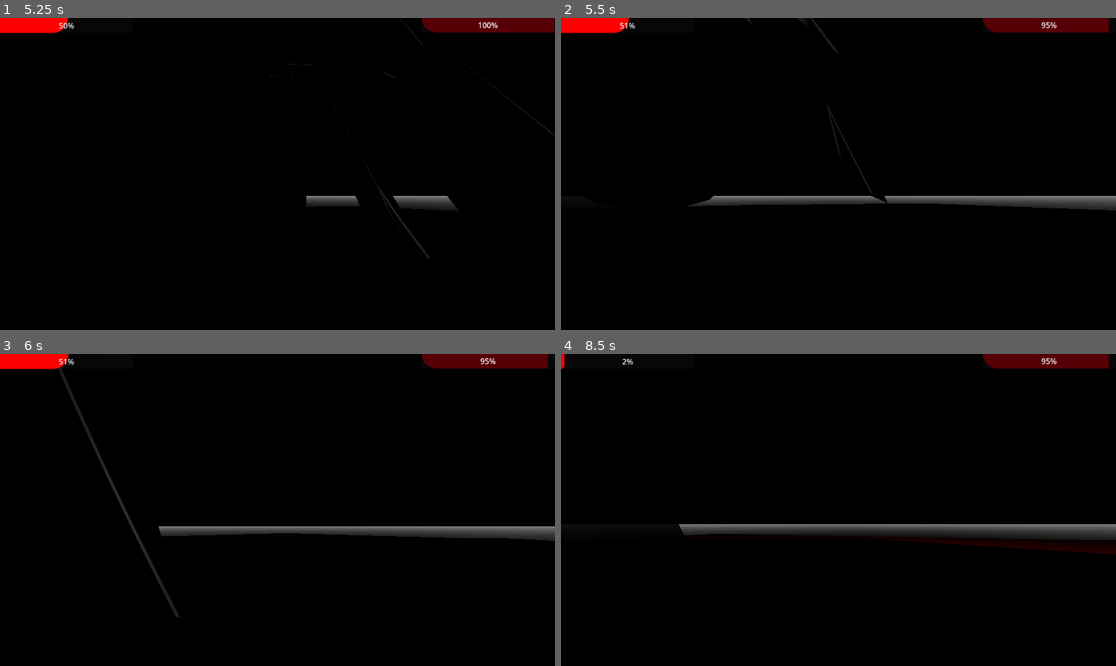
Above: before the commit, frames 1-4 (two rows, left to right).
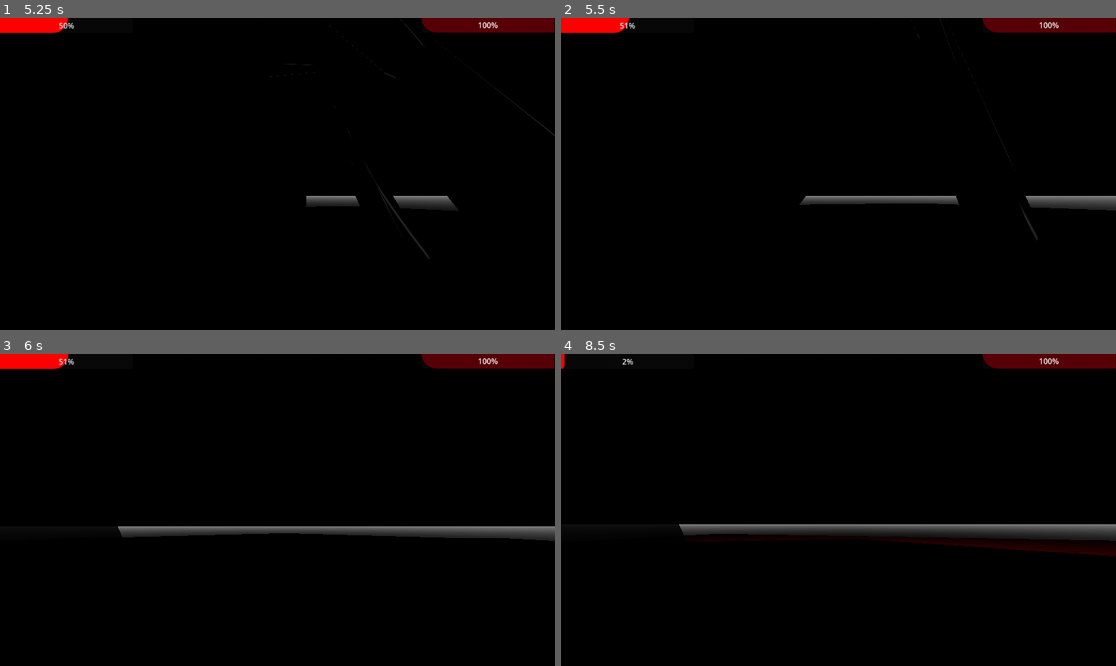
Above: after the commit, the same moments.

Repository: ruapotato/eyelander
Game: Godot game, scene res://main_menu.tscn
Same seed, same stepped clock (60 frames per second), same inputs: the game is played once before the commit and once after it. Sound files missing from this copy of the repository are replaced by a short silence.
Inputs (mouse positions are in pixels of both pictures, inside the frame that each line leads up to):
- Up to frame 1 (5.25 s): click "Play" at 0.5 s; move the mouse to (305, 174) at 1.27 s; hold W (forward) from 1.28 s (still down); right-click (305, 174) at 1.35 s; tap Space (jump) at 1.52, 2.27, 3.77, 4.52 s; move the mouse to (249, 174) at 2.02 s; tap Shift (sprint) at 2.1 s; move the mouse to (288, 167) at 2.77 s; press the mouse at (288, 167) at 2.78 s; move the mouse to (271, 180) at 3.52 s; release the mouse at (271, 180) at 3.53 s; right-click (271, 180) at 3.6 s; move the mouse to (316, 177) at 4.27 s; hold Shift (sprint) 4.28-5.03 s; move the mouse to (233, 170) at 5.02 s; click (233, 170) at 5.1 s
- Up to frame 2 (5.5 s): keep holding W (forward); tap Space (jump) at 5.27 s
- Up to frame 3 (6 s): keep holding W (forward); move the mouse to (283, 510) at 5.77 s; right-click (283, 510) at 5.85 s
- Up to frame 4 (8.5 s): tap Enter at 6.5 s; move the mouse to (816, 503) at 6.52 s; release W (forward) at 6.53 s; hold D (right) 6.53-7.28 s; tap Shift (sprint) at 6.6 s; tap Space (jump) at 6.77, 7.52, 8, 8.27 s; move the mouse to (866, 510) at 7.27 s; press the mouse at (866, 510) at 7.28 s; hold W (forward) from 7.28 s (still down); move the mouse to (810, 510) at 8.02 s; release the mouse at (810, 510) at 8.03 s; right-click (810, 510) at 8.1 s

Frame 1 is identical in both runs. In frame 2, 1.2% of the frame differs, in the area x 22-100%, y 0-72%; in frame 3, 0.7%; in frame 4, 0.4%.

Commit message:
Starting work on stage 2 of the boss fight

Diff:
--- a/boss_1.gd
+++ b/boss_1.gd
@@ -9,6 +9,7 @@
 @onready var player = get_parent().find_child("player")
 @onready var armature = find_child("mesh").find_child("Armature")
 @onready var animation_tree = find_child("mesh").find_child("AnimationTree")
+@onready var butt_bone = find_child("mesh").find_child("butt_bone")
 @onready var slam_effect = $slam_effect
 @onready var butt = $butt
 @onready var spawn_next = preload("res://end_screen.tscn")
@@ -24,7 +25,7 @@
 var slam_count_down = 0
 var knockback_strength = 25
 var slam_damage = 50
-var start_life = 1000
+var start_life = 500
 #var start_life = 10
 var life = start_life
 var damage_todo = 0
@@ -32,6 +33,10 @@
 var dazzed = 0
 var new_speed = Vector3(0,0,0)
 var dead = false
+var hover_level = 5.0
+
+var stage = 1
+var start_stage_2 = start_life/2
 
 
 var walking_on = "dirt"
@@ -88,6 +93,8 @@
 
 
 func _physics_process(delta):
+	butt.global_position = butt_bone.global_position
+	butt.global_rotation = butt_bone.global_rotation
 	new_speed = velocity
 	if knockback != Vector3(0,0,0):
 		dazzed = knockback.length() / 50
@@ -105,6 +112,15 @@
 	if not is_on_floor():
 		new_speed.y -= gravity * delta
 
+
+	if action == "flying":
+		$target.look_at(player.global_position, Vector3(0,1,0))
+		global_rotation.y = lerp_angle(global_rotation.y, $target.global_rotation.y, .02)
+		if global_position.y < hover_level:
+			global_position.y = lerp(global_position.y, hover_level, .05)
+			new_speed.y = 0
+		if not animation_tree.get("parameters/fly/active"):
+			animation_tree.set("parameters/fly/request", AnimationNodeOneShot.ONE_SHOT_REQUEST_FIRE)
 	# Handle Jump.
 	#if Input.is_action_just_pressed("jump") and is_on_floor():
 	#	new_speed.y += JUMP_VELOCITY
@@ -132,6 +148,10 @@
 
 
 		#print(sword.rotation.y)
+	if dazzed:
+		$target.look_at(player.global_position, Vector3(0,1,0))
+		global_rotation.y = lerp_angle(global_rotation.y, $target.global_rotation.y, .2)
+
 	velocity = new_speed
 	move_and_slide()
 
@@ -152,21 +172,26 @@
 			var next_spawn = spawn_next.instantiate()
 			get_parent().add_child(next_spawn)
 			dead = true
-
+	if life < start_stage_2:
+		stage = 2
 		#print(life)
 	# Add the gravity.git status
 
-	if not is_on_floor():
+	if not is_on_floor() and action != "flying":
 		velocity.y -= gravity * delta
 	walk_sound_every = 1/(velocity.length()*2)
 	#print(walk_sound_every)
 
 	var dist_to_player = global_position.distance_to(player.global_position)
 	#print(dist_to_player)
-	if dist_to_player < near:
-		action = "slaming"
-	else:
-		action = "walking"
+	if stage == 1:
+		if dist_to_player < near:
+			action = "slaming"
+		else:
+			action = "walking"
+
+	if stage == 2:
+		action = "flying"
 
 	if slam_started:
 		slam_count_down -= delta
--- a/boss_1.tscn
+++ b/boss_1.tscn
@@ -22,7 +22,7 @@
 radius = 1.5
 
 [sub_resource type="SphereShape3D" id="SphereShape3D_awn8r"]
-radius = 2.0
+radius = 2.3
 
 [node name="CharacterBody3D" type="CharacterBody3D"]
 script = ExtResource("1_rs5qt")
@@ -198,7 +198,8 @@
 [node name="target" type="Node3D" parent="."]
 
 [node name="butt" type="RigidBody3D" parent="."]
+transform = Transform3D(-0.999764, 0.021745, 9.69863e-10, -0.021744, -0.999718, -0.00956431, -0.000207975, -0.00956205, 0.999954, 0, 2.72407, 1.76519)
 
 [node name="butt_shape" type="CollisionShape3D" parent="butt"]
-transform = Transform3D(1, 0, 0, 0, 1, 0, 0, 0, 1, 0, 1.35146, 1.5793)
+transform = Transform3D(1, 1.42634e-08, -5.82077e-11, -6.37783e-10, 1, 0, -1.16415e-10, -7.45058e-09, 1, -0.093538, 0.466012, -0.0684414)
 shape = SubResource("SphereShape3D_awn8r")
--- a/boss_1_import.tscn
+++ b/boss_1_import.tscn
@@ -40,6 +40,7 @@
 [sub_resource type="AnimationNodeOneShot" id="AnimationNodeOneShot_qpgrh"]
 
 [sub_resource type="AnimationNodeBlendTree" id="AnimationNodeBlendTree_bgq3b"]
+graph_offset = Vector2(-220.369, 109.367)
 nodes/Animation/node = SubResource("AnimationNodeAnimation_j4pnh")
 nodes/Animation/position = Vector2(-320, 340)
 "nodes/Animation 2/node" = SubResource("AnimationNodeAnimation_cuxhs")
@@ -64,32 +65,37 @@
 [node name="boss_2" instance=ExtResource("1_ignb7")]
 
 [node name="Skeleton3D" parent="Armature" index="0"]
-bones/0/position = Vector3(1.11893, 14.0158, -9.13724)
+bones/0/position = Vector3(1.11893, 13.9134, -9.13724)
 bones/0/rotation = Quaternion(0.736164, -0.0295269, 0.0319947, 0.675401)
-bones/1/rotation = Quaternion(-0.248668, -0.172158, -0.741575, 0.598826)
+bones/1/rotation = Quaternion(-0.252366, -0.169911, -0.739592, 0.600371)
 bones/2/rotation = Quaternion(0.438268, 0.0668664, -0.295323, 0.846306)
-bones/3/rotation = Quaternion(-0.238154, 0.188739, 0.685057, 0.662086)
+bones/3/rotation = Quaternion(-0.242019, 0.18681, 0.682921, 0.663436)
 bones/4/rotation = Quaternion(0.438265, -0.0668649, 0.295321, 0.846309)
 bones/7/rotation = Quaternion(0.194838, -0.130096, 0.0755277, 0.969231)
 bones/8/rotation = Quaternion(0.198067, 0.123456, -0.0985119, 0.96738)
-bones/12/rotation = Quaternion(0.128669, -0.574307, -0.436988, 0.680189)
+bones/12/rotation = Quaternion(0.123444, -0.565862, -0.439785, 0.686405)
 bones/12/scale = Vector3(1.15439, 1.15439, 1.15439)
 bones/13/rotation = Quaternion(0.028987, 0.199629, -0.253802, 0.945988)
 bones/13/scale = Vector3(1.00013, 1.34351, 1.00679)
-bones/14/rotation = Quaternion(0.12867, 0.574306, 0.436988, 0.68019)
+bones/14/rotation = Quaternion(0.123448, 0.565866, 0.439783, 0.686402)
 bones/14/scale = Vector3(1.15439, 1.15439, 1.15439)
 bones/15/rotation = Quaternion(0.0289858, -0.199626, 0.253803, 0.945988)
 bones/15/scale = Vector3(1.00013, 1.34351, 1.00679)
-bones/16/rotation = Quaternion(-0.0393142, -0.538786, -0.619844, 0.569172)
+bones/16/rotation = Quaternion(-0.0436295, -0.534145, -0.620353, 0.572668)
 bones/16/scale = Vector3(1.28774, 1.28774, 1.28774)
 bones/17/rotation = Quaternion(0.077453, -0.0657471, -0.209374, 0.972543)
-bones/18/rotation = Quaternion(-0.0196431, 0.539749, 0.598544, 0.591634)
+bones/18/rotation = Quaternion(-0.0240834, 0.535311, 0.598919, 0.595111)
 bones/18/scale = Vector3(1.28774, 1.28774, 1.28774)
 bones/19/rotation = Quaternion(0.0774488, 0.065749, 0.209372, 0.972544)
-bones/20/rotation = Quaternion(-0.0710519, -0.25729, -0.576801, 0.772046)
+bones/20/rotation = Quaternion(-0.0739855, -0.254092, -0.571867, 0.776487)
 bones/21/rotation = Quaternion(0.287304, -0.0634732, -0.4826, 0.824939)
-bones/22/rotation = Quaternion(-0.0804589, 0.258297, 0.609261, 0.745392)
+bones/22/rotation = Quaternion(-0.0832419, 0.255036, 0.604606, 0.749986)
 bones/23/rotation = Quaternion(0.243098, 0.00481293, 0.535462, 0.808802)
+
+[node name="butt_bone" type="BoneAttachment3D" parent="Armature/Skeleton3D" index="1"]
+transform = Transform3D(0.996212, -0.0866917, 0.00722166, -0.000254777, -0.0859221, -0.996305, 0.0869919, 0.992523, -0.0856187, 1.11893, 13.9134, -9.13724)
+bone_name = "body"
+bone_idx = 0
 
 [node name="AnimationTree" type="AnimationTree" parent="." index="2"]
 tree_root = SubResource("AnimationNodeBlendTree_bgq3b")
--- a/sword.gd
+++ b/sword.gd
@@ -6,7 +6,7 @@
 var init_pos
 var init_rot
 var knockback_strength = 10
-var damage = 1000
+var damage = 3000
 # Called when the node enters the scene tree for the first time.
 func _ready():
 	contact_monitor = true
@@ -37,6 +37,7 @@
 # Called every frame. 'delta' is the elapsed time since the previous frame.
 func _process(delta):
 	for body in get_colliding_bodies():
+		print(body)
 		if body.name == "butt":
 			body.get_parent().damage_todo += delta * damage
 
